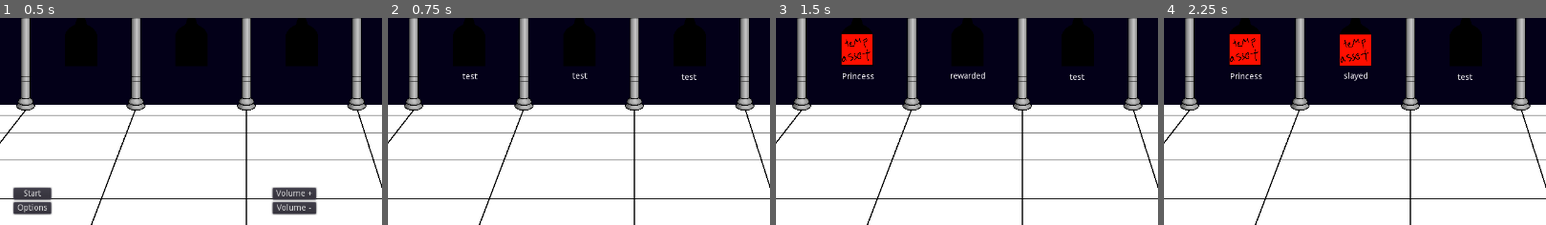
Above: before the commit, frames 1-4 (left to right).
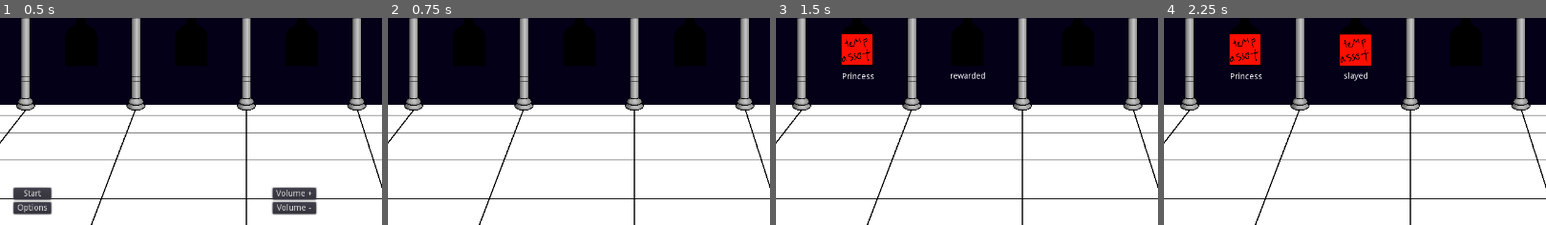
Above: after the commit, the same moments.

Repository: alpacanumerals/LD50
Game: Godot game, scene res://TitleScreen.tscn
The game is run twice, just before and just after one commit, with the same random seed, the same clock (stepped at 60 frames per second) and the same inputs.
Inputs (mouse positions are % of the whole screen's width and height, from its top left):
- Up to frame 1 (0.5 s): no input
- Up to frame 2 (0.75 s): click "Start" at 0.5 s
- Up to frame 3 (1.5 s): tap Enter at 1.25 s; drag from (37, 8) to (39, 57) at 1.27 s
- Up to frame 4 (2.25 s): tap Space at 2 s; drag from (41, 8) to (39, 57) at 2.02 s
The pictures show only the part of the screen within x 28-78%, y 50-100%; the shares and areas given below are measured in that part.

Frame 1 is identical in both runs. In frame 2, 0.2% of the frame differs, in the area x 19-81%, y 26-30%; in frame 3, less than 0.1%; in frame 4, less than 0.1%.

Commit message:
remove test words

Diff:
--- a/StoryScene.tscn
+++ b/StoryScene.tscn
@@ -194,7 +194,6 @@
 margin_top = 4.0
 margin_right = 101.0
 margin_bottom = 18.0
-text = "test"
 align = 1
 
 [node name="VerbLabel" type="Label" parent="WindowText"]
@@ -202,7 +201,6 @@
 margin_top = 3.0
 margin_right = 285.0
 margin_bottom = 17.0
-text = "test"
 align = 1
 
 [node name="ObjectLabel" type="Label" parent="WindowText"]
@@ -210,7 +208,6 @@
 margin_top = 5.0
 margin_right = 468.0
 margin_bottom = 19.0
-text = "test"
 align = 1
 
 [node name="BlankWalls" type="Node2D" parent="."]
